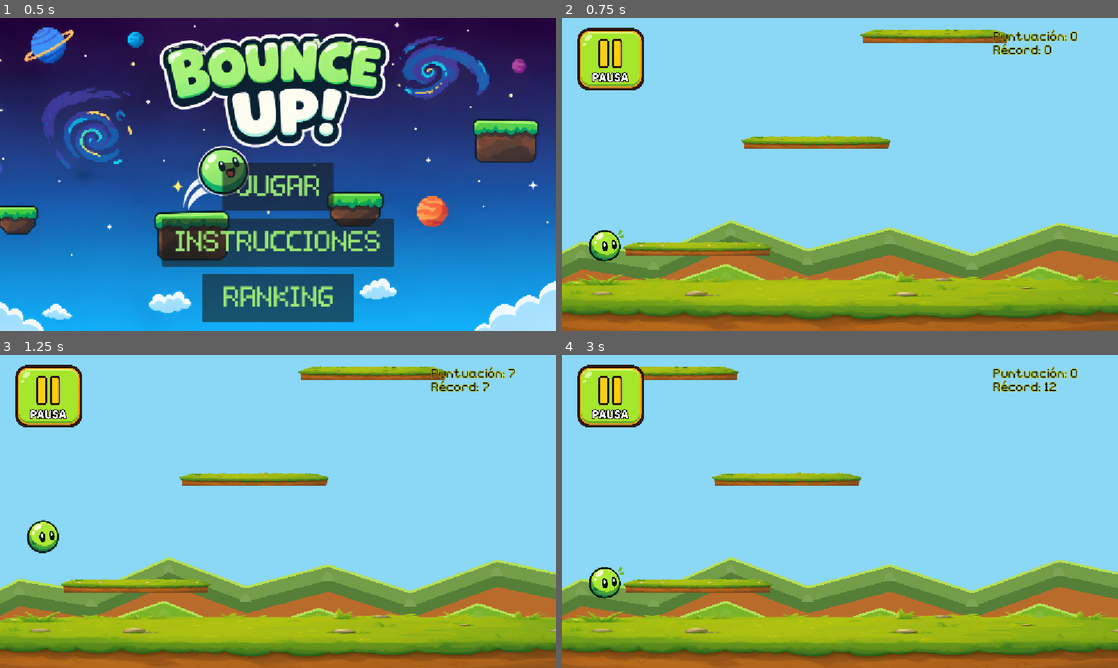
Above: before the commit, frames 1-4 (two rows, left to right).
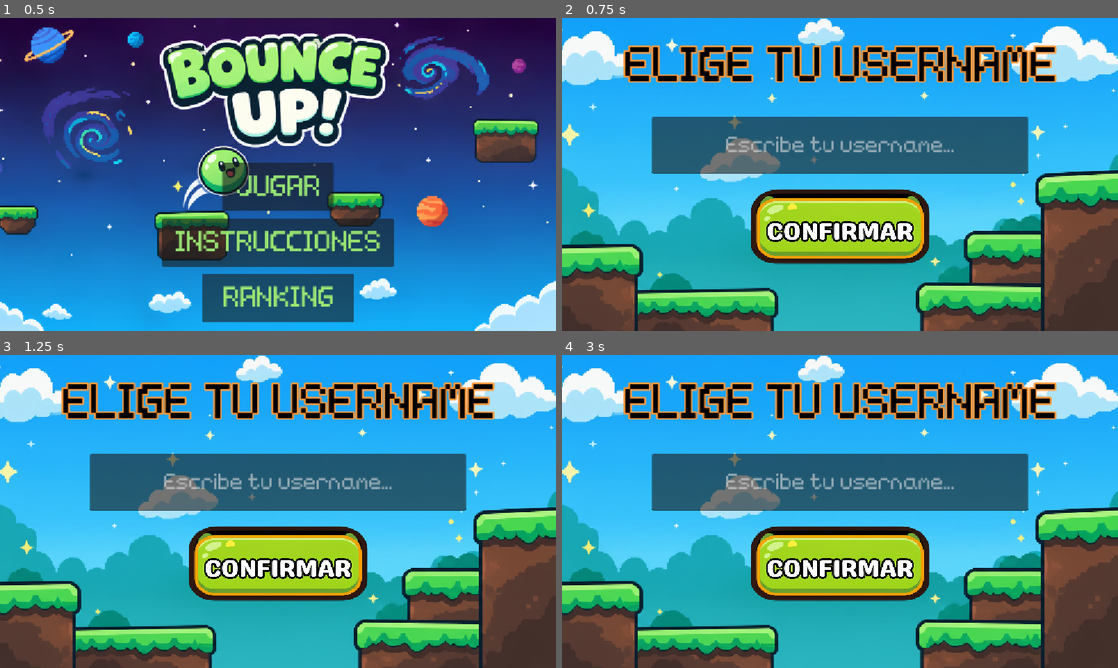
Above: after the commit, the same moments.

Repository: Miranda-511/Bounce-Up-
Game: Godot game, scene res://escenas/menu.tscn
The game is run twice, just before and just after one commit, with the same random seed, the same clock (stepped at 60 frames per second) and the same inputs.
Inputs (mouse positions are in pixels of both pictures, inside the frame that each line leads up to):
- Up to frame 1 (0.5 s): no input
- Up to frame 2 (0.75 s): click "JUGAR" at 0.5 s
- Up to frame 3 (1.25 s): no input
- Up to frame 4 (3 s): click (612, 395) at 1.27 s; click (684, 395) at 2.02 s; click (840, 524) at 2.75 s, where only the run before the commit has a clickable "JUGAR"

Frame 1 is identical in both runs. In frame 2, 100% of the frame differs, in the area x 0-100%, y 0-100%; in frame 3, 100%; in frame 4, 100%.

Commit message:
export y correcion para username

Diff:
--- a/scripts/title screen.gd
+++ b/scripts/title screen.gd
@@ -27,7 +27,11 @@
 
 func _on_play_pressed():
 	MenuMusic.stop_music()
-	get_tree().change_scene_to_file("res://escenas/main.tscn")
+
+	if PlayerData.username.is_empty():
+		get_tree().change_scene_to_file("res://escenas/username.tscn")
+	else:
+		get_tree().change_scene_to_file("res://escenas/main.tscn")
 
 
 func _on_instructions_pressed():
Not shown, changed: exports/index.pck
